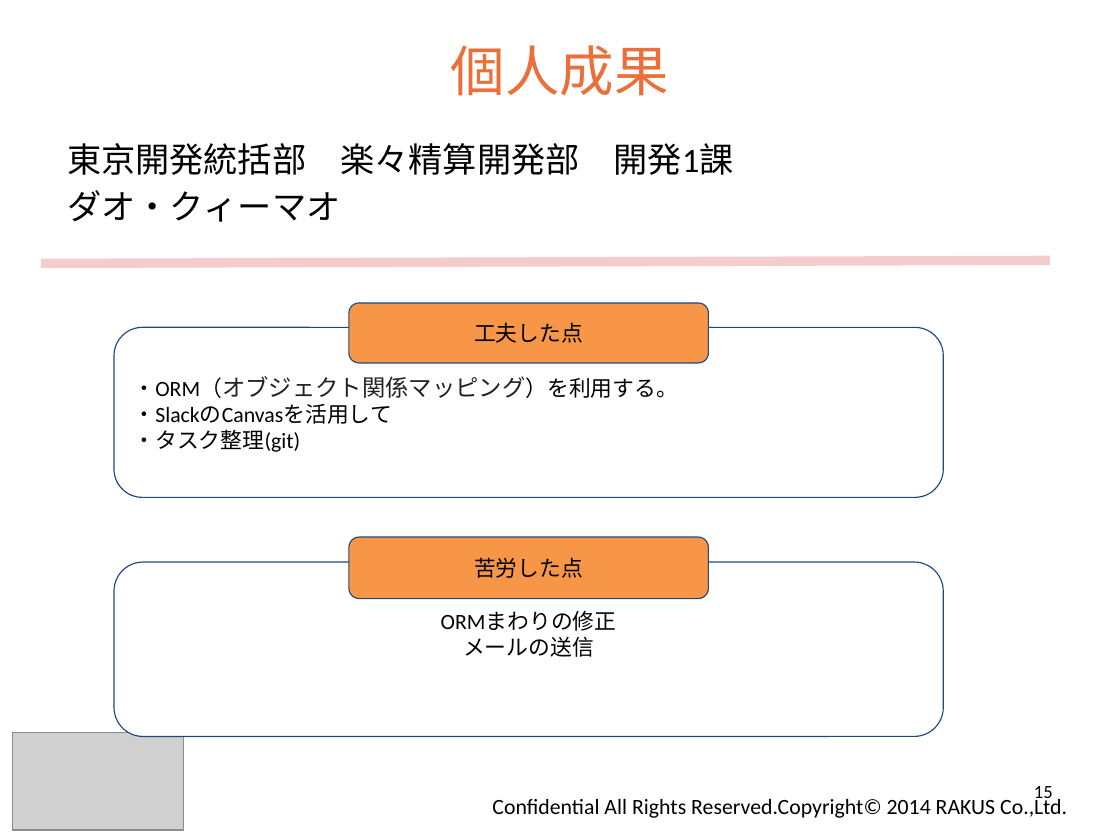
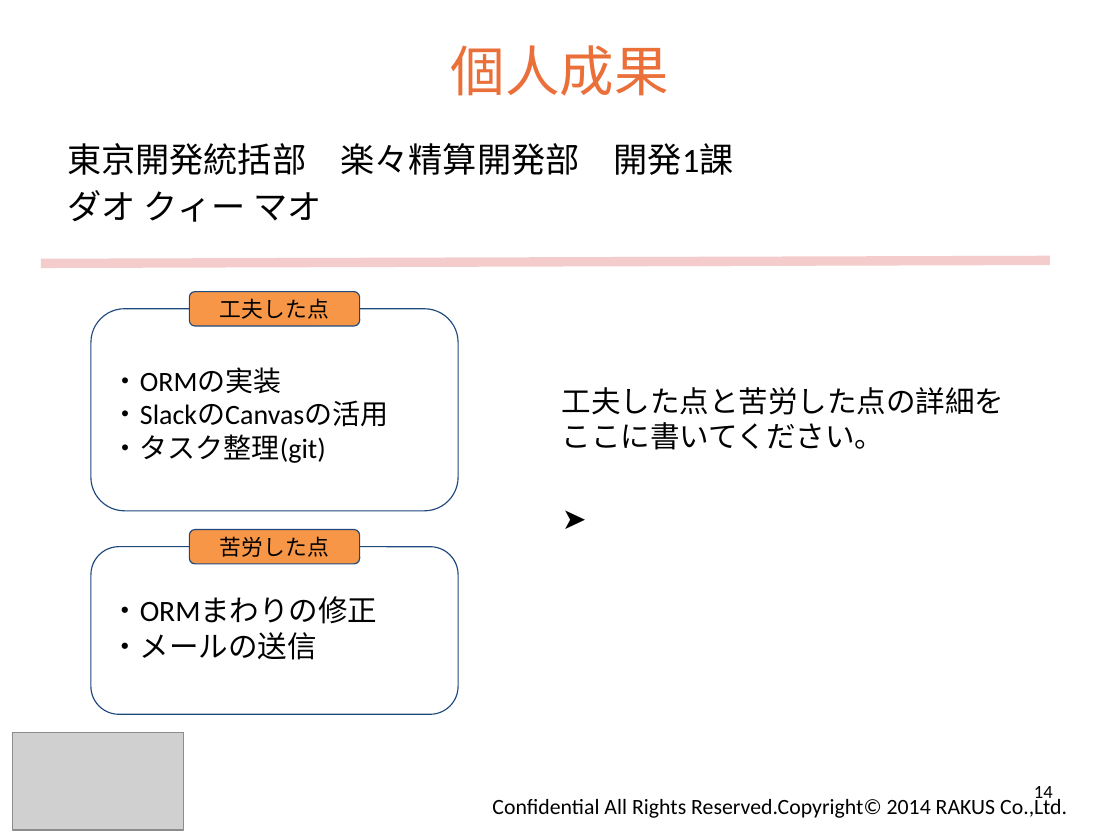
Before and after one commit to ecsite-project/ec-202404b-back, a slide deck: slide 14 of document/楽楽ペット チームB成果発表.pptx (slide 15 before the commit). Drawn at 1120x840 pixels with LibreOffice and Linux fonts; fonts in the diff are those of the drawing; grey boxes stand for pictures; background and template pictures are left out. Boxes give left, top, right and bottom in pixels: in the first picture for what was removed or moved away, otherwise in the second. Text is boxed around its words. In the diff, an @@ line names an element or a change of style, - is before the commit and + after.

```diff
--- a/document/楽楽ペット チームB成果発表.pptx
+++ b/document/楽楽ペット チームB成果発表.pptx
@@ text at (67,190,321,222): text changed @@
-ダオ・クィーマオ
+ダオ クィー マオ
@@ rounded rectangle "工夫した点": place and size @@
-rounded rectangle "工夫した点" at (349,304,709,364)
+rounded rectangle "工夫した点" at (189,291,360,326)
@@ rounded rectangle "・ORMの実装": place and size @@
-rounded rectangle "・ORMの実装" at (114,327,943,497)
+rounded rectangle "・ORMの実装" at (91,309,458,511)
@@ text in rounded rectangle at (112,367,388,427): text changed; size 14 to 18 pt @@
-・ORM（オブジェクト関係マッピング）を利用する。
-・SlackのCanvasを活用して
+・ORMの実装
+・SlackのCanvasの活用
@@ text added at (562,387,1004,450), 19 pt, text #000000 @@
+工夫した点と苦労した点の詳細をここに書いてください。
+➤
@@ text in rounded rectangle at (112,434,326,463): size 14 to 18 pt in "・タスク整理(git)" @@
@@ rounded rectangle "苦労した点": place and size @@
-rounded rectangle "苦労した点" at (349,538,709,599)
+rounded rectangle "苦労した点" at (189,530,360,564)
@@ rounded rectangle "・ORMまわりの修正": place and size @@
-rounded rectangle "・ORMまわりの修正" at (114,562,943,737)
+rounded rectangle "・ORMまわりの修正" at (91,547,458,715)
@@ text in rounded rectangle at (110,596,377,660): text changed; size 14 to 19 pt @@
-ORMまわりの修正
-メールの送信
+・ORMまわりの修正
+・メールの送信
@@ page number at (1034,786,1053,804): text changed @@
-15
+14
```
Also in this commit, not shown: 11 other slides changed, 1 slide removed.
